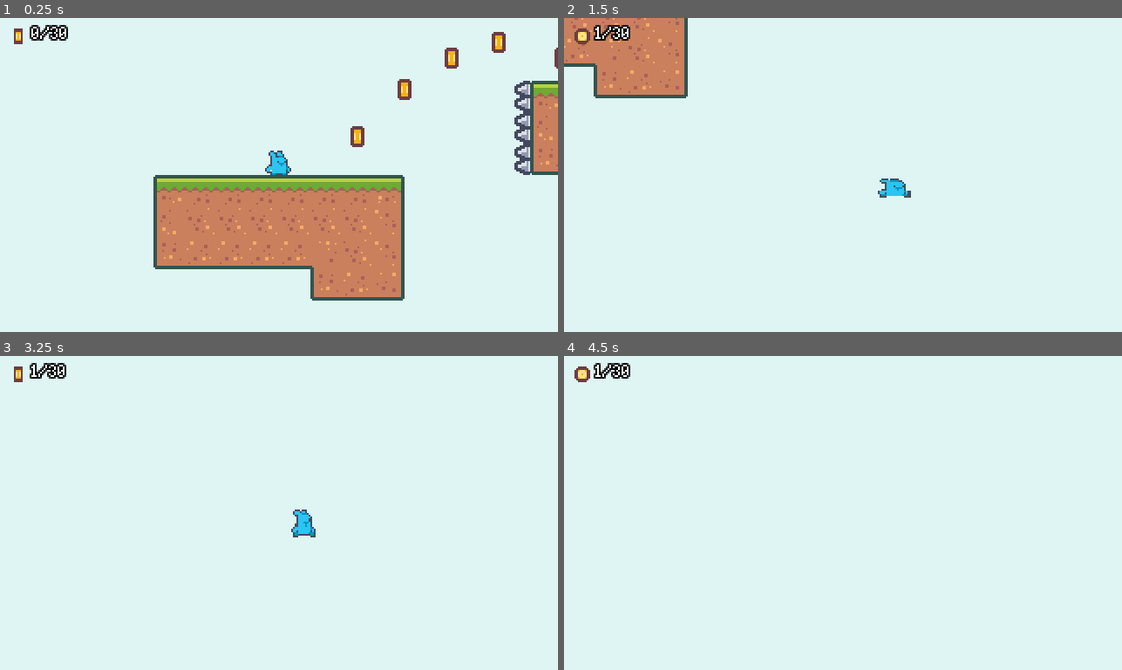
Above: before the commit, frames 1-4 (two rows, left to right).
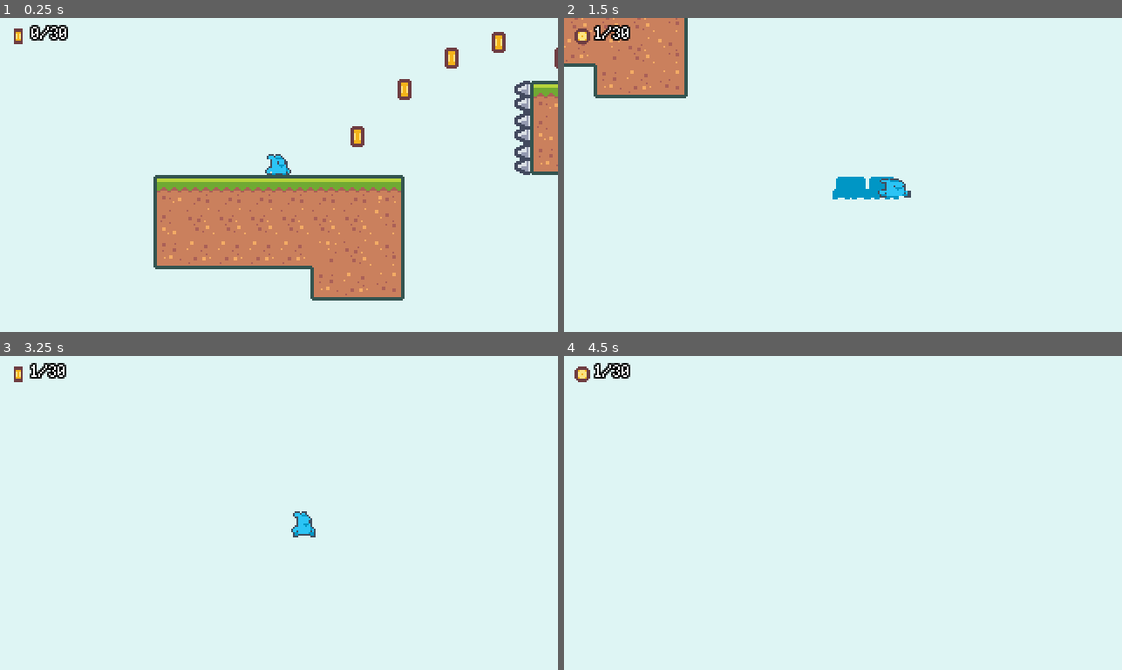
Above: after the commit, the same moments.

Repository: niltoncalegari/2D-SideScroller-godot
Game: Godot game, scene res://scenes/Levels/Level_001.tscn
Two runs of this game, one before a commit and one after it. Both use one fixed random seed, a clock stepped at 60 frames per second and the inputs below. This scene is started directly instead of the project's main scene.
Inputs:
- Up to frame 1 (0.25 s): no input
- Up to frame 2 (1.5 s): hold D (move_right) from 0.53 s (still down); tap Shift (dash) at 0.6, 1.35 s; tap Space (jump) at 0.77 s
- Up to frame 3 (3.25 s): tap Space (jump) at 1.52, 3.02 s; release D (move_right) at 2.03 s; hold A (move_left) 2.03-2.78 s; tap Shift (dash) at 2.1, 2.85 s; hold D (move_right) from 2.78 s (still down)
- Up to frame 4 (4.5 s): tap Shift (dash) at 3.6, 4.35 s; tap Space (jump) at 3.77 s; release D (move_right) at 4.28 s; hold A (move_left) from 4.28 s (still down)

The runs differ from the first frame. In frame 1, 0.1% of the frame differs, in the area x 47-53%, y 42-50%; in frame 2, 0.6%, in the area x 48-60%, y 50-58%; in frame 3, less than 0.1%; in frame 4, nothing differs.

Commit message:
added dash particles

Diff:
--- a/Animations/GhostAnim.tres
+++ /dev/null
@@ -1,15 +0,0 @@
-[gd_resource type="SpriteFrames" load_steps=6 format=2]
-
-[ext_resource path="res://assets/player/spirit/ZombieToast3.png" type="Texture" id=1]
-[ext_resource path="res://assets/player/spirit/ZombieToast5.png" type="Texture" id=2]
-[ext_resource path="res://assets/player/spirit/ZombieToast2.png" type="Texture" id=3]
-[ext_resource path="res://assets/player/spirit/ZombieToast4.png" type="Texture" id=4]
-[ext_resource path="res://assets/player/spirit/ZombieToast1.png" type="Texture" id=5]
-
-[resource]
-animations = [ {
-"frames": [ ExtResource( 5 ), ExtResource( 3 ), ExtResource( 1 ), ExtResource( 4 ), ExtResource( 2 ) ],
-"loop": true,
-"name": "ghost",
-"speed": 8.0
-} ]
--- a/Animations/GhostAnim.tscn
+++ /dev/null
@@ -1,22 +0,0 @@
-[gd_scene load_steps=7 format=2]
-
-[ext_resource path="res://assets/player/spirit/ZombieToast3.png" type="Texture" id=1]
-[ext_resource path="res://assets/player/spirit/ZombieToast5.png" type="Texture" id=2]
-[ext_resource path="res://assets/player/spirit/ZombieToast2.png" type="Texture" id=3]
-[ext_resource path="res://assets/player/spirit/ZombieToast4.png" type="Texture" id=4]
-[ext_resource path="res://assets/player/spirit/ZombieToast1.png" type="Texture" id=5]
-
-[sub_resource type="SpriteFrames" id=1]
-animations = [ {
-"frames": [ ExtResource( 5 ), ExtResource( 3 ), ExtResource( 1 ), ExtResource( 4 ), ExtResource( 2 ) ],
-"loop": true,
-"name": "ghost",
-"speed": 8.0
-} ]
-
-[node name="AnimatedSprite" type="AnimatedSprite"]
-scale = Vector2( 0.5, 0.5 )
-frames = SubResource( 1 )
-animation = "ghost"
-frame = 3
-offset = Vector2( 9.325, -32 )
--- a/scenes/Player.tscn
+++ b/scenes/Player.tscn
@@ -1,9 +1,37 @@
-[gd_scene load_steps=10 format=2]
+[gd_scene load_steps=16 format=2]
 
 [ext_resource path="res://assets/player/avatar/bunny_idle2.png" type="Texture" id=1]
 [ext_resource path="res://scripts/Player.gd" type="Script" id=2]
 [ext_resource path="res://assets/player/avatar/bunny_idle1.png" type="Texture" id=3]
 [ext_resource path="res://assets/player/avatar/tile_0046.png" type="Texture" id=4]
+[ext_resource path="res://assets/player/avatar/dash.png" type="Texture" id=5]
+
+[sub_resource type="Shader" id=7]
+code = "shader_type canvas_item;
+
+uniform vec4 baseColor : hint_color;
+
+void fragment() {
+	vec4 texColor = texture(TEXTURE, UV);
+	COLOR.rgba = vec4(baseColor.r, baseColor.g, baseColor.b, texColor.a);
+}"
+
+[sub_resource type="ShaderMaterial" id=8]
+shader = SubResource( 7 )
+shader_param/baseColor = Color( 0.00392157, 0.592157, 0.776471, 1 )
+
+[sub_resource type="Curve" id=9]
+_data = [ Vector2( 0, 1 ), 0.0, 0.0, 0, 0, Vector2( 0.245283, 1 ), 0.0, 0.0, 0, 0, Vector2( 1, 0 ), 0.0, 0.0, 0, 0 ]
+
+[sub_resource type="CurveTexture" id=10]
+curve = SubResource( 9 )
+
+[sub_resource type="ParticlesMaterial" id=6]
+flag_disable_z = true
+gravity = Vector3( 0, 0, 0 )
+orbit_velocity = 0.0
+orbit_velocity_random = 0.0
+scale_curve = SubResource( 10 )
 
 [sub_resource type="CircleShape2D" id=1]
 radius = 16.0
@@ -47,7 +75,20 @@
 wait_time = 0.15
 one_shot = true
 
+[node name="DashParticle" type="Particles2D" parent="."]
+show_behind_parent = true
+material = SubResource( 8 )
+position = Vector2( 0, -7 )
+scale = Vector2( 1.2, 1.2 )
+emitting = false
+amount = 15
+lifetime = 0.4
+local_coords = false
+process_material = SubResource( 6 )
+texture = ExtResource( 5 )
+
 [node name="PickupArea" type="Area2D" parent="."]
+visible = false
 collision_layer = 524288
 collision_mask = 524288
 
@@ -56,6 +97,7 @@
 shape = SubResource( 1 )
 
 [node name="HazardArea" type="Area2D" parent="."]
+visible = false
 position = Vector2( 0, -7.1149 )
 collision_layer = 0
 collision_mask = 327680
@@ -64,6 +106,7 @@
 shape = SubResource( 2 )
 
 [node name="DashArea" type="Area2D" parent="."]
+visible = false
 position = Vector2( 0, -11 )
 collision_layer = 0
 collision_mask = 2
@@ -77,9 +120,9 @@
 scale = Vector2( 1.2, 1.2 )
 frames = SubResource( 4 )
 animation = "idle"
-frame = 1
 offset = Vector2( 0, -8 )
 
 [node name="CollisionShape2D" type="CollisionShape2D" parent="."]
+visible = false
 position = Vector2( -0.0922623, -8.05318 )
 shape = SubResource( 5 )
--- a/scenes/SpikeHead.tscn
+++ b/scenes/SpikeHead.tscn
@@ -1,31 +1,147 @@
-[gd_scene load_steps=9 format=2]
+[gd_scene load_steps=12 format=2]
 
 [ext_resource path="res://assets/enemies/spikehead/character_0015.png" type="Texture" id=1]
 [ext_resource path="res://assets/enemies/spikehead/character_0016.png" type="Texture" id=2]
 [ext_resource path="res://scripts/SpikeHead.gd" type="Script" id=3]
+[ext_resource path="res://assets/enemies/spikehead/character_0017.png" type="Texture" id=4]
 
-[sub_resource type="RectangleShape2D" id=1]
+[sub_resource type="Animation" id=1]
+resource_name = "default"
+length = 0.1
+tracks/0/type = "value"
+tracks/0/path = NodePath("HazardArea/CollisionShape2D:disabled")
+tracks/0/interp = 1
+tracks/0/loop_wrap = true
+tracks/0/imported = false
+tracks/0/enabled = true
+tracks/0/keys = {
+"times": PoolRealArray( 0 ),
+"transitions": PoolRealArray( 1 ),
+"update": 1,
+"values": [ false ]
+}
+tracks/1/type = "value"
+tracks/1/path = NodePath("HitboxArea/CollisionShape2D:disabled")
+tracks/1/interp = 1
+tracks/1/loop_wrap = true
+tracks/1/imported = false
+tracks/1/enabled = true
+tracks/1/keys = {
+"times": PoolRealArray( 0 ),
+"transitions": PoolRealArray( 1 ),
+"update": 1,
+"values": [ false ]
+}
+tracks/2/type = "value"
+tracks/2/path = NodePath("Visuals/AnimatedSprite:animation")
+tracks/2/interp = 1
+tracks/2/loop_wrap = true
+tracks/2/imported = false
+tracks/2/enabled = true
+tracks/2/keys = {
+"times": PoolRealArray( 0 ),
+"transitions": PoolRealArray( 1 ),
+"update": 1,
+"values": [ "walking" ]
+}
+tracks/3/type = "value"
+tracks/3/path = NodePath(".:isSpawning")
+tracks/3/interp = 1
+tracks/3/loop_wrap = true
+tracks/3/imported = false
+tracks/3/enabled = true
+tracks/3/keys = {
+"times": PoolRealArray( 0 ),
+"transitions": PoolRealArray( 1 ),
+"update": 1,
+"values": [ false ]
+}
+
+[sub_resource type="Animation" id=2]
+length = 0.75
+tracks/0/type = "value"
+tracks/0/path = NodePath("Visuals/AnimatedSprite:animation")
+tracks/0/interp = 1
+tracks/0/loop_wrap = true
+tracks/0/imported = false
+tracks/0/enabled = true
+tracks/0/keys = {
+"times": PoolRealArray( 0 ),
+"transitions": PoolRealArray( 1 ),
+"update": 1,
+"values": [ "spawning" ]
+}
+tracks/1/type = "value"
+tracks/1/path = NodePath("Visuals:scale")
+tracks/1/interp = 2
+tracks/1/loop_wrap = true
+tracks/1/imported = false
+tracks/1/enabled = true
+tracks/1/keys = {
+"times": PoolRealArray( 0, 0.3, 0.4 ),
+"transitions": PoolRealArray( 1, 1, 1 ),
+"update": 0,
+"values": [ Vector2( 0, 0 ), Vector2( 1.2, 1.2 ), Vector2( 1, 1 ) ]
+}
+tracks/2/type = "value"
+tracks/2/path = NodePath("HazardArea/CollisionShape2D:disabled")
+tracks/2/interp = 1
+tracks/2/loop_wrap = true
+tracks/2/imported = false
+tracks/2/enabled = true
+tracks/2/keys = {
+"times": PoolRealArray( 0 ),
+"transitions": PoolRealArray( 1 ),
+"update": 1,
+"values": [ true ]
+}
+tracks/3/type = "value"
+tracks/3/path = NodePath("HitboxArea/CollisionShape2D:disabled")
+tracks/3/interp = 1
+tracks/3/loop_wrap = true
+tracks/3/imported = false
+tracks/3/enabled = true
+tracks/3/keys = {
+"times": PoolRealArray( 0 ),
+"transitions": PoolRealArray( 1 ),
+"update": 1,
+"values": [ true ]
+}
+
+[sub_resource type="RectangleShape2D" id=3]
 extents = Vector2( 5, 6 )
 
-[sub_resource type="RectangleShape2D" id=2]
+[sub_resource type="RectangleShape2D" id=4]
 extents = Vector2( 5, 6 )
 
-[sub_resource type="SpriteFrames" id=3]
+[sub_resource type="SpriteFrames" id=5]
 animations = [ {
+"frames": [ ExtResource( 4 ) ],
+"loop": true,
+"name": "spawning",
+"speed": 5.0
+}, {
 "frames": [ ExtResource( 1 ), ExtResource( 2 ) ],
 "loop": true,
 "name": "walking",
 "speed": 10.0
 } ]
 
-[sub_resource type="CircleShape2D" id=4]
+[sub_resource type="CircleShape2D" id=6]
 radius = 6.0
 
-[sub_resource type="CircleShape2D" id=5]
+[sub_resource type="CircleShape2D" id=7]
 
 [node name="SpikeHead" type="KinematicBody2D"]
 collision_layer = 0
 script = ExtResource( 3 )
+
+[node name="AnimationPlayer" type="AnimationPlayer" parent="."]
+autoplay = "spawn"
+anims/default = SubResource( 1 )
+anims/spawn = SubResource( 2 )
+next/default = "default"
+next/spawn = "default"
 
 [node name="GoalDetector" type="Area2D" parent="."]
 collision_layer = 131072
@@ -33,15 +149,18 @@
 
 [node name="CollisionShape2D" type="CollisionShape2D" parent="GoalDetector"]
 position = Vector2( 0, -6 )
-shape = SubResource( 1 )
+shape = SubResource( 3 )
 
 [node name="CollisionShape2D" type="CollisionShape2D" parent="."]
 position = Vector2( 0, -6 )
-shape = SubResource( 2 )
+shape = SubResource( 4 )
 
-[node name="AnimatedSprite" type="AnimatedSprite" parent="."]
-frames = SubResource( 3 )
-animation = "walking"
+[node name="Visuals" type="Node2D" parent="."]
+scale = Vector2( 1e-05, 1e-05 )
+
+[node name="AnimatedSprite" type="AnimatedSprite" parent="Visuals"]
+frames = SubResource( 5 )
+animation = "spawning"
 playing = true
 offset = Vector2( 0, -12 )
 
@@ -51,7 +170,8 @@
 collision_mask = 0
 
 [node name="CollisionShape2D" type="CollisionShape2D" parent="HazardArea"]
-shape = SubResource( 4 )
+shape = SubResource( 6 )
+disabled = true
 
 [node name="HitboxArea" type="Area2D" parent="."]
 position = Vector2( 0, -6 )
@@ -59,4 +179,5 @@
 collision_mask = 262144
 
 [node name="CollisionShape2D" type="CollisionShape2D" parent="HitboxArea"]
-shape = SubResource( 5 )
+shape = SubResource( 7 )
+disabled = true
--- a/scripts/Player.gd
+++ b/scripts/Player.gd
@@ -44,6 +44,7 @@
 
 func process_normal(delta):
 	if (isStateNew):
+		$DashParticle.emitting = false
 		$DashArea/CollisionShape2D.disabled = true
 		$HazardArea.collision_mask = defaultHazardMask
 
@@ -60,10 +61,10 @@
 
 	if (moveVector.y < 0 && (is_on_floor() || !$CoyoteTimer.is_stopped() || hasDoubleJump)):
 		velocity.y = moveVector.y * jumSpeed
-		$AnimatedSprite.scale = Vector2(0.5, 1.5)
+		$AnimatedSprite.scale = Vector2(0.5, 1.10)
 		if (!is_on_floor() && $CoyoteTimer.is_stopped()):
-			$AnimatedSprite.scale = Vector2(1.5, 0.5)
-			$AnimatedSprite.scale = Vector2(0.5, 1.5)
+			$AnimatedSprite.scale = Vector2(1.10, 0.5)
+			$AnimatedSprite.scale = Vector2(0.5, 1.10)
 			$"/root/Helper".apply_camera_shake(.75)
 			hasDoubleJump = false
 		$CoyoteTimer.stop()
@@ -80,7 +81,7 @@
 		$CoyoteTimer.start()
 
 	if is_on_floor() and !previouslyFloored:
-		$AnimatedSprite.scale = Vector2(1.3, 0.75)
+		$AnimatedSprite.scale = Vector2(1.25, 0.75)
 
 	previouslyFloored = is_on_floor()
 
@@ -96,6 +97,7 @@
 
 func process_dash(delta):
 	if (isStateNew):
+		$DashParticle.emitting = true
 		$AnimatedSprite.scale = Vector2(1.25, 0.75)
 		$"/root/Helper".apply_camera_shake(1.75)
 		$DashArea/CollisionShape2D.disabled = false
--- a/scripts/SpikeHead.gd
+++ b/scripts/SpikeHead.gd
@@ -2,6 +2,7 @@
 
 var enemyDeathScene = preload("res://scenes/EnemyDeath.tscn")
 
+export var isSpawning = true
 var maxSpeed = 25
 var velocity = Vector2.ZERO
 var direction = Vector2.ZERO
@@ -14,12 +15,15 @@
 	$HitboxArea.connect("area_entered", self, "on_hitbox_entered")
 
 func _process(delta):
-	velocity.x = (direction * maxSpeed).x
+	if (isSpawning):
+		return
+	else:
+		velocity.x = (direction * maxSpeed).x
 
-	velocity.y += gravity * delta
-	velocity = move_and_slide(velocity, Vector2.UP)
+		velocity.y += gravity * delta
+		velocity = move_and_slide(velocity, Vector2.UP)
 
-	$AnimatedSprite.flip_h = true if direction.x > 0 else false
+		$Visuals/AnimatedSprite.flip_h = true if direction.x > 0 else false
 
 func kill():
 	var deathInstance = enemyDeathScene.instance()
Binary file added: assets/player/avatar/dash.png
Not shown, added: assets/player/avatar/dash.png.import
